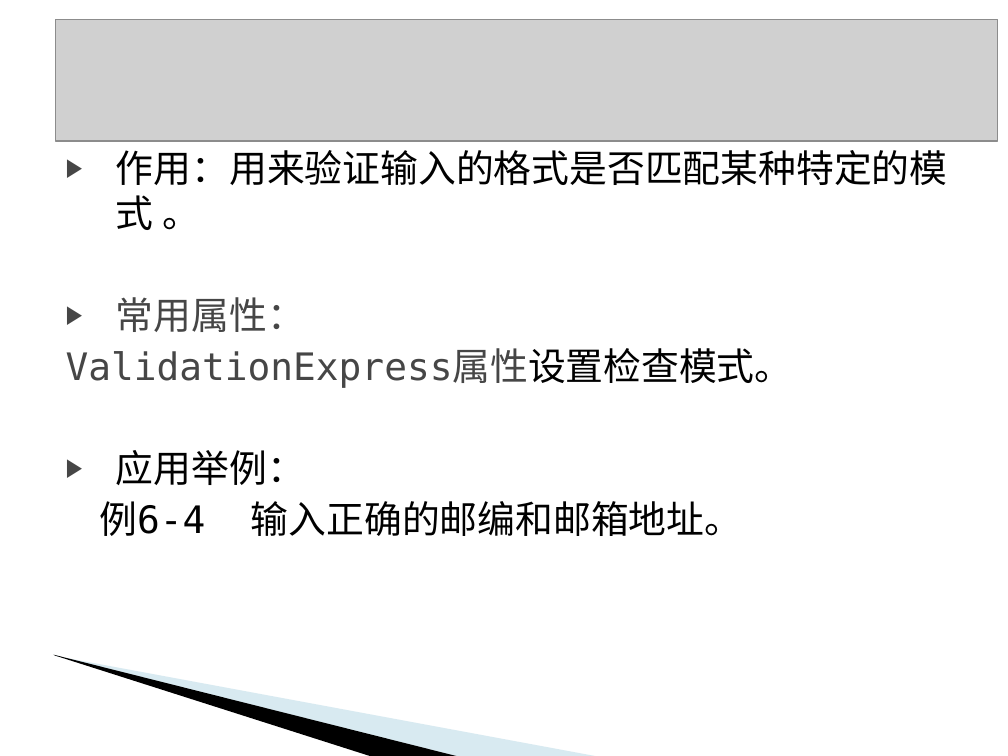
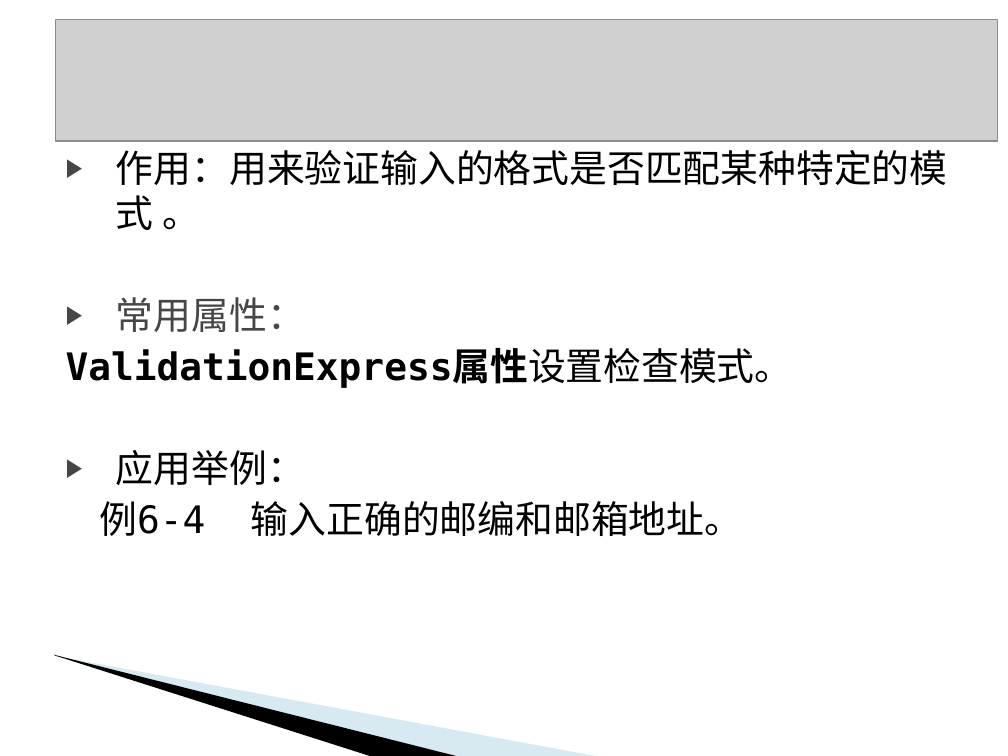
Before and after one commit to BingQiang-Zhou7/ASP-.NET, a slide deck: slide 10 of Document/Courseware/第6章 数据验证.ppt. Drawn at 1008x756 pixels with LibreOffice and Linux fonts; fonts in the diff are those of the drawing; grey boxes stand for pictures; background and template pictures are left out. Boxes give left, top, right and bottom in pixels: in the first picture for what was removed or moved away, otherwise in the second. Text is boxed around its words. In the diff, an @@ line names an element or a change of style, - is before the commit and + after.

```diff
--- a/Document/Courseware/第6章 数据验证.ppt
+++ b/Document/Courseware/第6章 数据验证.ppt
@@ text at (66,350,793,388): text colour #464646 to #000000, bold on in "ValidationExpress属性设置检查模式。" @@
```
Also in this commit, not shown: 4 other slides changed, 4 other files.
